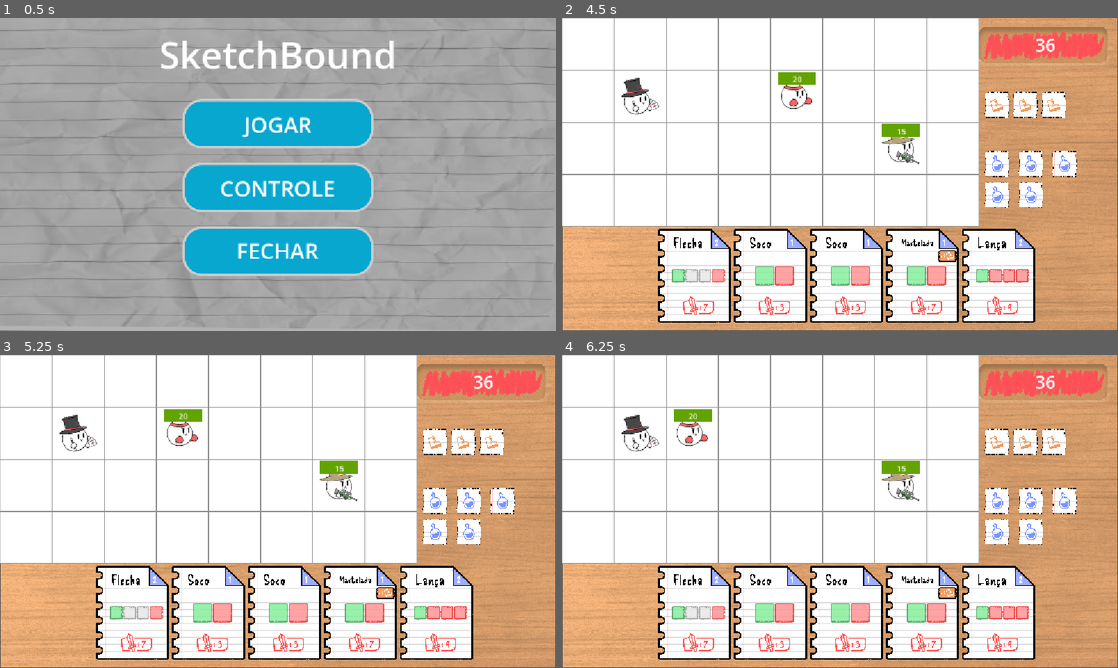
Above: before the commit, frames 1-4 (two rows, left to right).
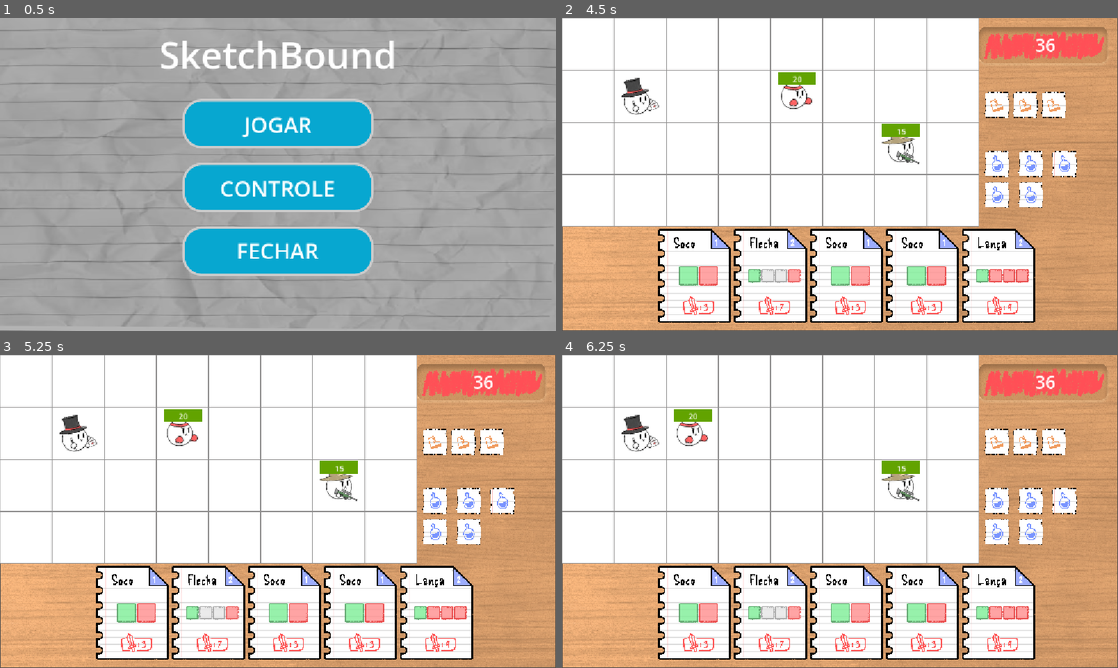
Above: after the commit, the same moments.

Repository: Gabico-Freitas/Grid-Card-Battle
Game: Godot game, scene res://UI/menu_screen.tscn
Two runs of this game, one before a commit and one after it. Both use one fixed random seed, a clock stepped at 60 frames per second and the inputs below.
Inputs (mouse positions are in pixels of both pictures, inside the frame that each line leads up to):
- Up to frame 1 (0.5 s): no input
- Up to frame 2 (4.5 s): click "JOGAR" at 0.5 s; click (695, 274) at 1.25 s; click (773, 274) at 2 s; click (845, 274) at 2.75 s; click (923, 274) at 3.5 s; click (1001, 274) at 4.25 s
- Up to frame 3 (5.25 s): tap Enter (EndPlayerTurn) at 5 s; move the mouse to (400, 495) at 5.02 s; hold Right (Right) from 5.03 s (still down); hold S (AimDown, bound only before the commit) from 5.03 s (still down)
- Up to frame 4 (6.25 s): tap A (AimLeft, bound only before the commit) at 5.3, 5.85 s; tap Space (UseCard) at 5.75 s; move the mouse to (728, 527) at 5.77 s; release Right (Right) at 5.78 s; release S (AimDown, bound only before the commit) at 5.78 s; hold Down (Down) from 5.78 s (still down); tap D (AimRight, bound only before the commit) at 6.05 s

Frame 1 is identical in both runs. In frame 2, 1.3% of the frame differs, in the area x 19-71%, y 70-94%; in frame 3, 1.3%; in frame 4, 1.3%.

Commit message:
level 2 initial design and reduce punch cards in initial deck

Diff:
--- a/sketchbound/level_2.tscn
+++ b/sketchbound/level_2.tscn
@@ -51,19 +51,22 @@
 
 [node name="Player" parent="Grid" unique_id=1581596336 node_paths=PackedStringArray("ui", "grid") instance=ExtResource("6_s77qv")]
 ui = NodePath("../../UI")
-initial_pos = Vector2i(3, 2)
+initial_pos = Vector2i(2, 2)
 grid = NodePath("..")
 
-[node name="Melee" parent="Grid" unique_id=856499317 node_paths=PackedStringArray("grid") instance=ExtResource("7_5hnhx")]
-initial_pos = Vector2i(7, 3)
+[node name="MeleeEnemy" parent="Grid" unique_id=856499317 node_paths=PackedStringArray("grid") instance=ExtResource("7_5hnhx")]
+initial_pos = Vector2i(5, 1)
 grid = NodePath("..")
 
 [node name="RangedEnemy" parent="Grid" unique_id=617992537 node_paths=PackedStringArray("grid") instance=ExtResource("8_78pok")]
-initial_pos = Vector2i(1, 0)
+grid = NodePath("..")
+
+[node name="RangedEnemy2" parent="Grid" unique_id=2086198540 node_paths=PackedStringArray("grid") instance=ExtResource("8_78pok")]
+initial_pos = Vector2i(7, 2)
 grid = NodePath("..")
 
 [node name="SmasherEnemy" parent="Grid" unique_id=1695074079 node_paths=PackedStringArray("grid") instance=ExtResource("9_lvfll")]
-initial_pos = Vector2i(2, 2)
+initial_pos = Vector2i(3, 2)
 grid = NodePath("..")
 
 [connection signal="damaged" from="Grid/Player" to="UI" method="_on_player_damaged"]
--- a/sketchbound/project.godot
+++ b/sketchbound/project.godot
@@ -31,21 +31,25 @@
 Up={
 "deadzone": 0.2,
 "events": [Object(InputEventKey,"resource_local_to_scene":false,"resource_name":"","device":-1,"window_id":0,"alt_press …(195 unchanged characters)…
+, Object(InputEventKey,"resource_local_to_scene":false,"resource_name":"","device":-1,"window_id":0,"alt_pressed":false,"shift_pressed":false,"ctrl_pressed":false,"meta_pressed":false,"pressed":false,"keycode":0,"physical_keycode":87,"key_label":0,"unicode":119,"location":0,"echo":false,"script":null)
 ]
 }
 Right={
 "deadzone": 0.2,
 "events": [Object(InputEventKey,"resource_local_to_scene":false,"resource_name":"","device":-1,"window_id":0,"alt_press …(195 unchanged characters)…
+, Object(InputEventKey,"resource_local_to_scene":false,"resource_name":"","device":-1,"window_id":0,"alt_pressed":false,"shift_pressed":false,"ctrl_pressed":false,"meta_pressed":false,"pressed":false,"keycode":0,"physical_keycode":68,"key_label":0,"unicode":100,"location":0,"echo":false,"script":null)
 ]
 }
 Down={
 "deadzone": 0.2,
 "events": [Object(InputEventKey,"resource_local_to_scene":false,"resource_name":"","device":-1,"window_id":0,"alt_press …(195 unchanged characters)…
+, Object(InputEventKey,"resource_local_to_scene":false,"resource_name":"","device":-1,"window_id":0,"alt_pressed":false,"shift_pressed":false,"ctrl_pressed":false,"meta_pressed":false,"pressed":false,"keycode":0,"physical_keycode":83,"key_label":0,"unicode":115,"location":0,"echo":false,"script":null)
 ]
 }
 Left={
 "deadzone": 0.2,
 "events": [Object(InputEventKey,"resource_local_to_scene":false,"resource_name":"","device":-1,"window_id":0,"alt_press …(195 unchanged characters)…
+, Object(InputEventKey,"resource_local_to_scene":false,"resource_name":"","device":-1,"window_id":0,"alt_pressed":false,"shift_pressed":false,"ctrl_pressed":false,"meta_pressed":false,"pressed":false,"keycode":0,"physical_keycode":65,"key_label":0,"unicode":97,"location":0,"echo":false,"script":null)
 ]
 }
 EndPlayerTurn={
@@ -88,26 +92,6 @@
 "events": [Object(InputEventKey,"resource_local_to_scene":false,"resource_name":"","device":-1,"window_id":0,"alt_press …(195 unchanged characters)…
 ]
 }
-AimUp={
-"deadzone": 0.2,
-"events": [Object(InputEventKey,"resource_local_to_scene":false,"resource_name":"","device":-1,"window_id":0,"alt_pressed":false,"shift_pressed":false,"ctrl_pressed":false,"meta_pressed":false,"pressed":false,"keycode":0,"physical_keycode":87,"key_label":0,"unicode":119,"location":0,"echo":false,"script":null)
-]
-}
-AimRight={
-"deadzone": 0.2,
-"events": [Object(InputEventKey,"resource_local_to_scene":false,"resource_name":"","device":-1,"window_id":0,"alt_pressed":false,"shift_pressed":false,"ctrl_pressed":false,"meta_pressed":false,"pressed":false,"keycode":0,"physical_keycode":68,"key_label":0,"unicode":100,"location":0,"echo":false,"script":null)
-]
-}
-AimDown={
-"deadzone": 0.2,
-"events": [Object(InputEventKey,"resource_local_to_scene":false,"resource_name":"","device":-1,"window_id":0,"alt_pressed":false,"shift_pressed":false,"ctrl_pressed":false,"meta_pressed":false,"pressed":false,"keycode":0,"physical_keycode":83,"key_label":0,"unicode":115,"location":0,"echo":false,"script":null)
-]
-}
-AimLeft={
-"deadzone": 0.2,
-"events": [Object(InputEventKey,"resource_local_to_scene":false,"resource_name":"","device":-1,"window_id":0,"alt_pressed":false,"shift_pressed":false,"ctrl_pressed":false,"meta_pressed":false,"pressed":false,"keycode":0,"physical_keycode":65,"key_label":0,"unicode":97,"location":0,"echo":false,"script":null)
-]
-}
 UseCard={
 "deadzone": 0.2,
 "events": [Object(InputEventKey,"resource_local_to_scene":false,"resource_name":"","device":-1,"window_id":0,"alt_press …(191 unchanged characters)…
--- a/sketchbound/scripts/global_data.gd
+++ b/sketchbound/scripts/global_data.gd
@@ -3,7 +3,7 @@
 var current_level := 1
 var deck : Array[Card] = []
 var _initial_deck = {
-	PunchCard: 6,
+	PunchCard: 4,
 	SpearCard: 1,
 	ArrowCard: 2,
 	SlashCard: 2,
--- a/sketchbound/scripts/player.gd
+++ b/sketchbound/scripts/player.gd
@@ -138,16 +138,16 @@
 		selected_card = null
 		_update_highlight_card_aof()
 
-	if(event.is_action_pressed("AimUp")):
+	if(event.is_action_pressed("Up")):
 		aim_direction = Direction.UP
 		_update_highlight_card_aof()
-	if(event.is_action_pressed("AimRight")):
+	if(event.is_action_pressed("Right")):
 		aim_direction = Direction.RIGHT
 		_update_highlight_card_aof()
-	if(event.is_action_pressed("AimDown")):
+	if(event.is_action_pressed("Down")):
 		aim_direction = Direction.DOWN
 		_update_highlight_card_aof()
-	if(event.is_action_pressed("AimLeft")):
+	if(event.is_action_pressed("Left")):
 		aim_direction = Direction.LEFT
 		_update_highlight_card_aof()
 
